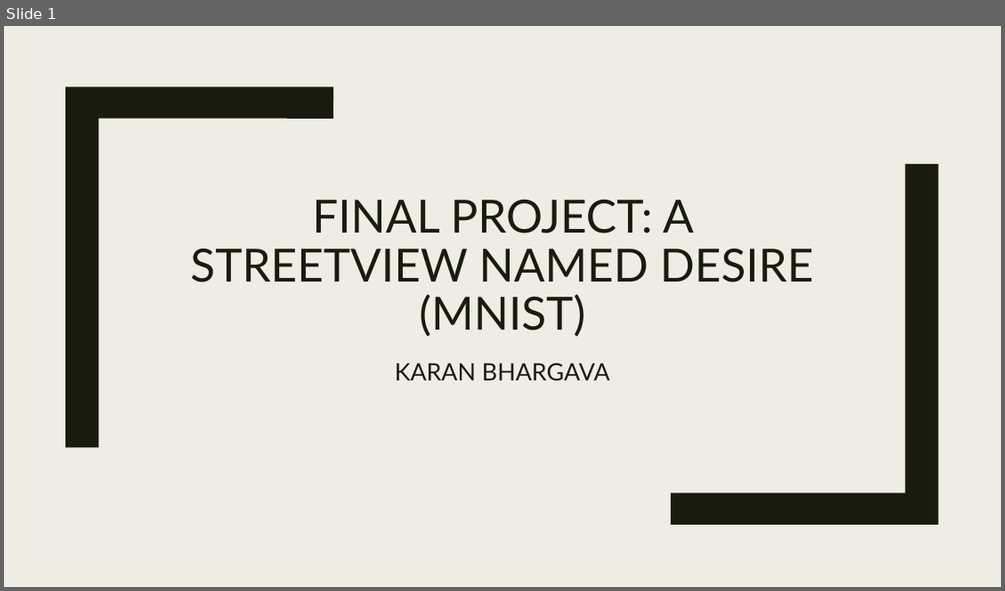
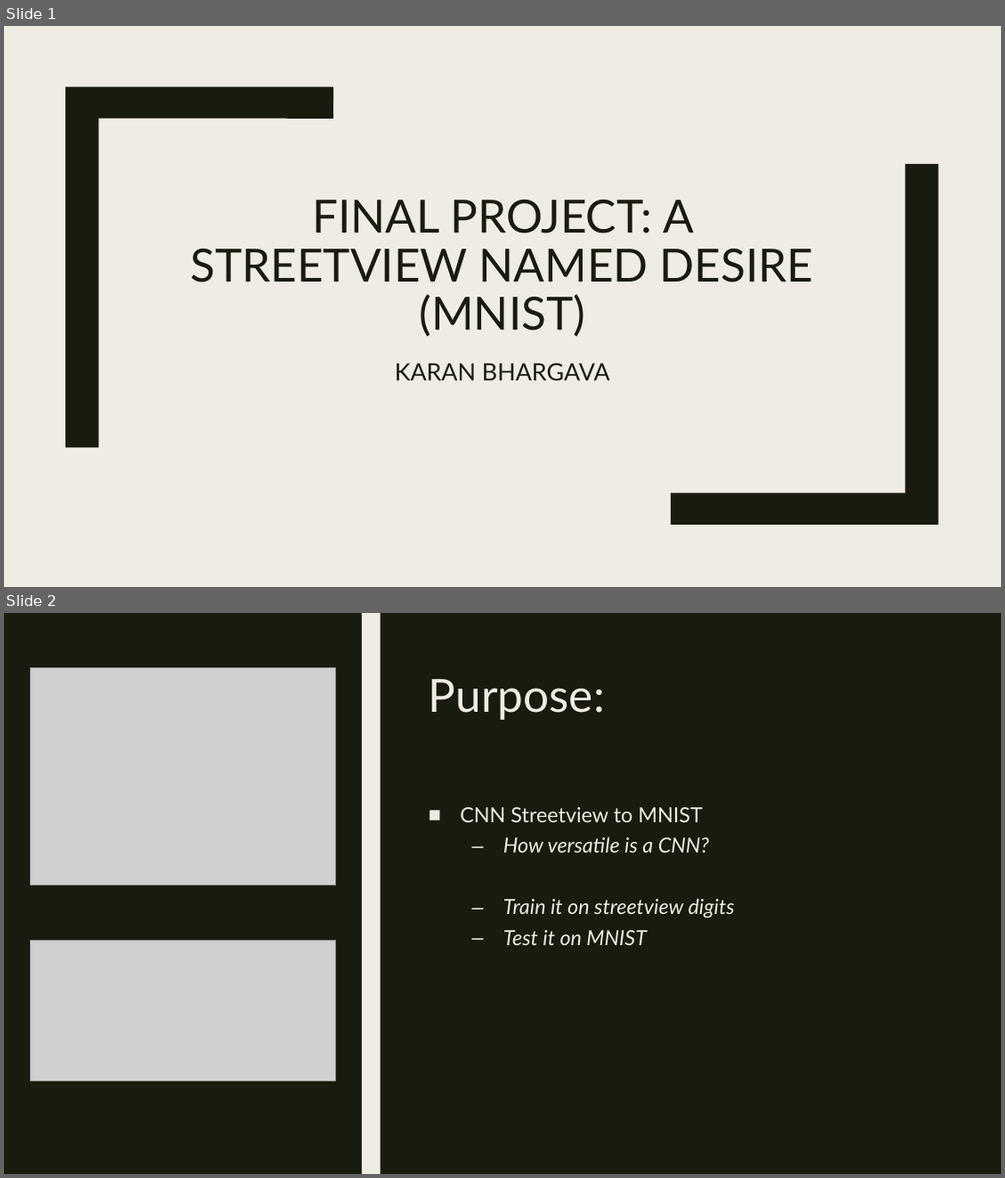
Before and after one commit to kjbhargava/StreetViewNN, a slide deck: ExtraStuff/FinalPresentation.pptx. Shown one above the other, each under a label of ours: slide 1 before the commit, slides 1 and 2 after it. The pictures are 1005x591 and 1005x1178 pixels, drawn with LibreOffice and Linux fonts; fonts in the diff are those of the drawing; grey boxes stand for pictures. Boxes give left, top, right and bottom in pixels: in the first picture for what was removed or moved away, otherwise in the second. Text is boxed around its words. In the diff, an @@ line names an element or a change of style, - is before the commit and + after.

```diff
--- a/ExtraStuff/FinalPresentation.pptx
+++ b/ExtraStuff/FinalPresentation.pptx
@@ slide 2 added at (x1=4, y1=613, x2=1001, y2=1174), background #191B0E @@
@@ rectangle added at (x1=4, y1=613, x2=1001, y2=1174), fill #191B0E @@
@@ rectangle added at (x1=43, y1=613, x2=62, y2=1174), fill #EFEDE3 @@
@@ rectangle added at (x1=362, y1=613, x2=380, y2=1174), fill #EFEDE3 @@
@@ picture added at (x1=30, y1=667, x2=335, y2=884) @@
@@ title added at (x1=429, y1=679, x2=605, y2=720), 44 pt, text #EFEDE3 @@
+Purpose:
@@ text added at (x1=460, y1=807, x2=735, y2=945), 20 pt, text #EFEDE3, italic @@
+■ CNN Streetview to MNIST
+  – How versatile is a CNN?
+  – Train it on streetview digits
+  – Test it on MNIST
@@ picture added at (x1=30, y1=941, x2=335, y2=1081) @@
```
Also in this commit, not shown: 5 other slides added, 1 slide removed.
